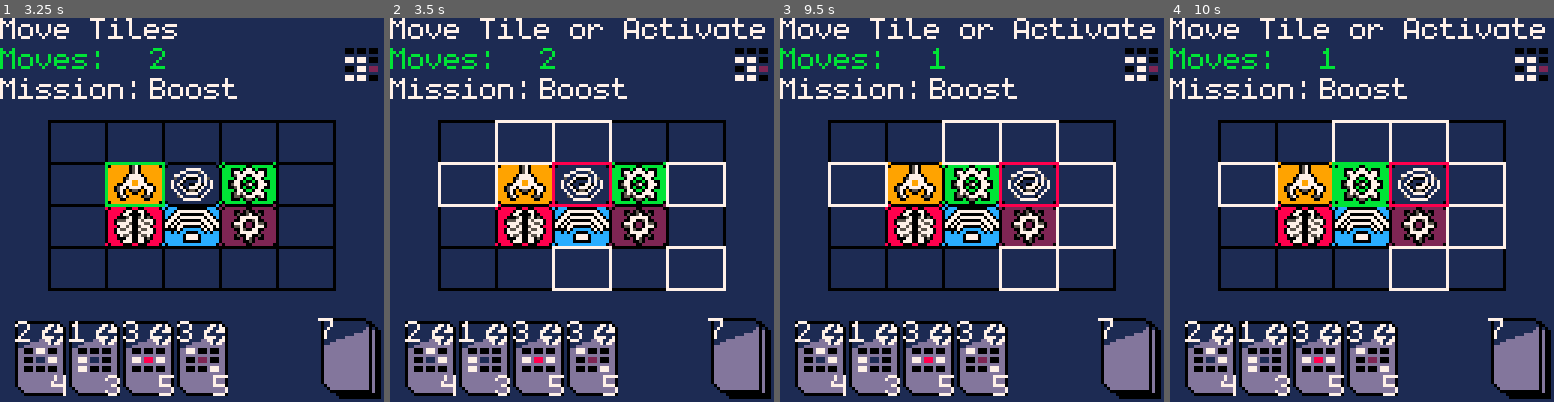
Above: before the commit, frames 1-4 (left to right).
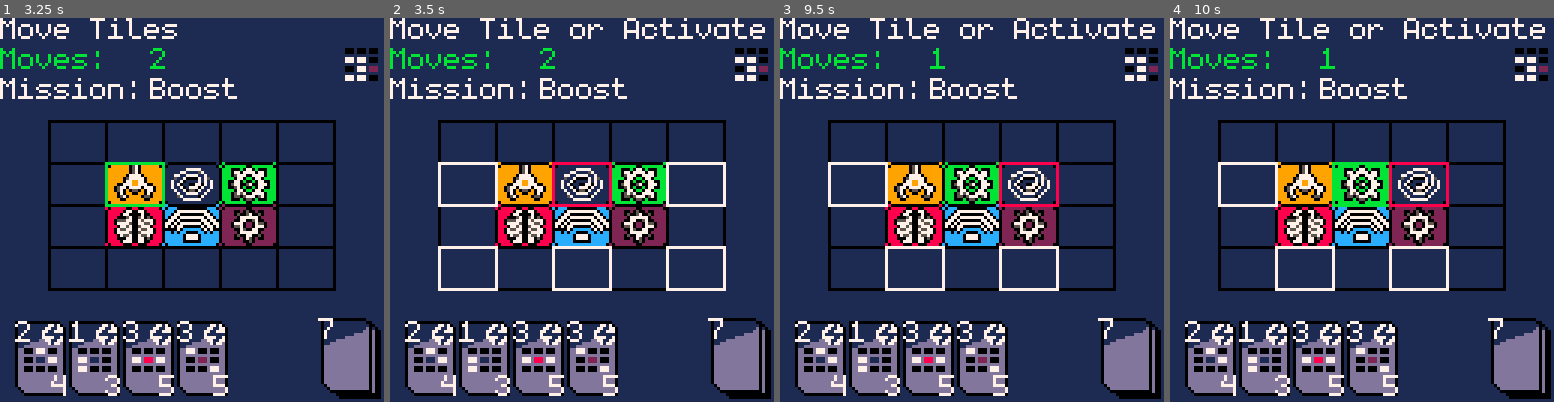
Above: after the commit, the same moments.

Repository: AkuraEx/Pico_Rove
Game: PICO-8 cartridge pico_rove.p8
Same seed, same stepped clock (60 frames per second), same inputs: the game is played once before the commit and once after it.
Inputs:
- Up to frame 1 (3.25 s): tap O (Z key) at 0.33, 0.7, 1.43, 2.22, 3.1 s; tap X (X key) at 1.07, 2.07, 2.4, 2.73, 3.07 s; hold Left 1.97-2.37 s; hold Down 2.42-2.82 s; hold Right from 2.87 s (still down)
- Up to frame 2 (3.5 s): keep holding Right; tap X (X key) at 3.4 s
- Up to frame 3 (9.5 s): release Right at 3.53 s; hold Up 3.58-4.08 s; tap X (X key) every 0.33 s from 3.73 to 9.4 s; tap O (Z key) every 0.88 s from 3.98 to 9.28 s; hold Right 4.13-4.53 s; hold Down 4.58-5.08 s; hold Left 5.13-5.8 s; hold Up 5.85-6.18 s; hold Left 6.23-6.63 s; hold Down 6.68-7.08 s; hold Right 7.13-7.8 s; hold Up 7.85-8.35 s; hold Right 8.4-8.8 s; hold Down 8.85-9.35 s; hold Left from 9.4 s (still down)
- Up to frame 4 (10 s): keep holding Left; tap X (X key) at 9.73 s

Frame 1 is identical in both runs. In frame 2, 1.0% of the frame differs, in the area x 12-58%, y 26-72%; in frame 3, 1.6%, in the area x 27-88%, y 26-72%; in frame 4, 1.5%.

Commit message:
all module movement fixed

Diff:
--- a/board.lua
+++ b/board.lua
@@ -1,7 +1,6 @@
 -- Board Class
 board={
     boardState = {},
-    isVisited = {},
 
     -- New Board Object
     new=function(self,tbl)
@@ -16,13 +15,11 @@
     init = function(self)
         for i = 1, 4 do
             self.boardState[i] = {}
-            self.isVisited[i] = {}
             for j = 1, 5 do
             self.boardState[i][j] = boardtile:new({
                 x = 16 + (19 * (j - 1)),
                 y = 34 + (14 * (i - 1)),
             })
-            self.isVisited[i][j] = false
             end
         end
 
@@ -79,53 +76,52 @@
     end,
 
     -- Recursive Valid Path Function
-    valid_path = function(self, row, col, pass)
-        if row < 1 or row > 4 or col < 1 or col > 5 or self.isVisited[row][col] == true then
+    valid_path = function(self, module)
+
+        for i = 1, 4 do
+            for j = 1, 5 do
+                if module == BRAIN and self.boardState[i][j].type == EMPTY and (i == b_row_s or j == b_col_s) then
+                    self.boardState[i][j].valid = true
+
+                elseif module == GRIPPER and self.boardState[i][j].type == EMPTY and (i >= b_row_s - 1 and i <= b_row_s + 1 and j >= b_col_s - 1 and j <= b_col_s + 1) then
+                    self.boardState[i][j].valid = true
+
+                elseif module == LASER and self.boardState[i][j].type == EMPTY and ((i == b_row_s or j == b_col_s) or (abs(i - b_row_s) == abs(j - b_col_s))) then
+                    self.boardState[i][j].valid = true
+
+                elseif module == MOTOR and (i == b_row_s or j == b_col_s) and (i >= b_row_s - 1 and i <= b_row_s + 1 and j >= b_col_s - 1 and j <= b_col_s + 1) then
+                    self.boardState[i][j].valid = true
+
+                elseif module == SENSOR and self.boardState[i][j].type == EMPTY and (abs(i - b_row_s) == abs(j - b_col_s)) then
+                    self.boardState[i][j].valid = true
+                end
+            end
+        end
+
+    end,
+
+    coil_valid_path = function(self, row, col, dx, dy, pass)
+        local new_row = row + dx
+        local new_col = col + dy
+
+        if new_row < 1 or new_row > 4 or new_col < 1 or new_col > 5 then
             return
         end
 
         local new_pass = pass
 
-        if self.boardState[b_row_s][b_col_s].type == BRAIN and self.boardState[row][col].type == EMPTY and (row == b_row_s or col == b_col_s) then
-            self.boardState[row][col].valid = true
-        elseif self.boardState[b_row_s][b_col_s].type == GRIPPER and self.boardState[row][col].type == EMPTY and (row >= b_row_s - 1 and row <= b_row_s + 1 and col >= b_col_s - 1 and col <= b_col_s + 1) then
-            self.boardState[row][col].valid = true
-        elseif self.boardState[b_row_s][b_col_s].type == LASER and self.boardState[row][col].type == EMPTY and ((row == b_row_s or col == b_col_s) or (row - b_row_s == col - b_col_s)) then
-            self.boardState[row][col].valid = true
-        elseif self.boardState[b_row_s][b_col_s].type == MOTOR and (row == b_row_s or col == b_col_s) and (row >= b_row_s - 1 and row <= b_row_s + 1 and col >= b_col_s - 1 and col <= b_col_s + 1) then
-            self.boardState[row][col].valid = true
-        elseif self.boardState[b_row_s][b_col_s].type == SENSOR and self.boardState[row][col].type == EMPTY and (row - b_row_s == col - b_col_s) then
-            self.boardState[row][col].valid = true
-
-
-        -- Gotta fix this
-        -- Lua giving me trouble with pass by value for some reason
-        elseif self.boardState[b_row_s][b_col_s].type == COIL
-            and self.boardState[row][col].type ~= EMPTY
-            and ((row == b_row_s or col == b_col_s) or (row - b_row_s == col - b_col_s)) then
+        if self.boardState[new_row][new_col].type ~= EMPTY then
             new_pass = true
-        elseif new_pass == true
-            and self.boardState[row][col].type == EMPTY
-            and ((row == b_row_s or col == b_col_s) or (row - b_row_s == col - b_col_s)) then
-            self.boardState[row][col].valid = true
+        elseif self.boardState[new_row][new_col].type == EMPTY and new_pass then
+            self.boardState[new_row][new_col].valid = true
         end
 
-
-        self.isVisited[row][col] = true
-
-        self:valid_path(row + 1, col, new_pass)
-        self:valid_path(row + 1, col + 1, new_pass)
-        self:valid_path(row + 1, col - 1, new_pass)
-        self:valid_path(row - 1, col, new_pass)
-        self:valid_path(row - 1, col + 1, new_pass)
-        self:valid_path(row - 1, col - 1, new_pass)
-        self:valid_path(row, col - 1, new_pass)
-        self:valid_path(row, col + 1, new_pass)
+        self:coil_valid_path(new_row, new_col, dx, dy, new_pass)
     end,
 
 
-    -- Board rect function
-    board_rect = function(self, row, col, color, fill)
+        -- Board rect function
+        board_rect = function(self, row, col, color, fill)
           x = 16 + (19 * (col - 1))
           y = 34 + (14 * (row - 1))
           if fill then
@@ -135,11 +131,10 @@
           end
     end,
 
-    -- Visit Reset function
-    visit_reset = function(self)
+    -- Valid Reset function
+    valid_reset = function(self)
         for i = 1, 4 do
             for j = 1, 5 do
-                self.isVisited[i][j] = false
                 self.boardState[i][j].valid = false
             end
         end
--- a/controls.lua
+++ b/controls.lua
@@ -44,9 +44,21 @@
         info = "mOVE tILE OR aCTIVATE"
         b_col_s = b_col_h
         b_row_s = b_row_h
+        module = board.boardState[b_row_s][b_col_s].type
 
         -- Draw Valid Path
-        board:valid_path(b_row_s, b_col_s, false)
+        if module == COIL then
+            board:coil_valid_path(b_row_s, b_col_s, 1, 0, false)
+            board:coil_valid_path(b_row_s, b_col_s, 1, 1, false)
+            board:coil_valid_path(b_row_s, b_col_s, 0, 1, false)
+            board:coil_valid_path(b_row_s, b_col_s, -1, 0, false)
+            board:coil_valid_path(b_row_s, b_col_s, -1, -1, false)
+            board:coil_valid_path(b_row_s, b_col_s, 0, -1, false)
+            board:coil_valid_path(b_row_s, b_col_s, 1, -1, false)
+            board:coil_valid_path(b_row_s, b_col_s, -1, 1, false)
+        else
+            board:valid_path(module)
+        end
     -- Press x with module selected
     elseif btnp(5) and b_row_s ~= 0 then
 
@@ -54,7 +66,7 @@
         if board:move_tile() then
             b_row_s = 0
             b_col_s = 0
-            board:visit_reset()
+            board:valid_reset()
             move -= 1
         end
 
@@ -69,7 +81,7 @@
     if btnp(4) and b_row_s ~= 0 then
         b_row_s = 0
         b_col_s = 0
-        board:visit_reset()
+        board:valid_reset()
         info = "mOVE tILES"
     end
 end
